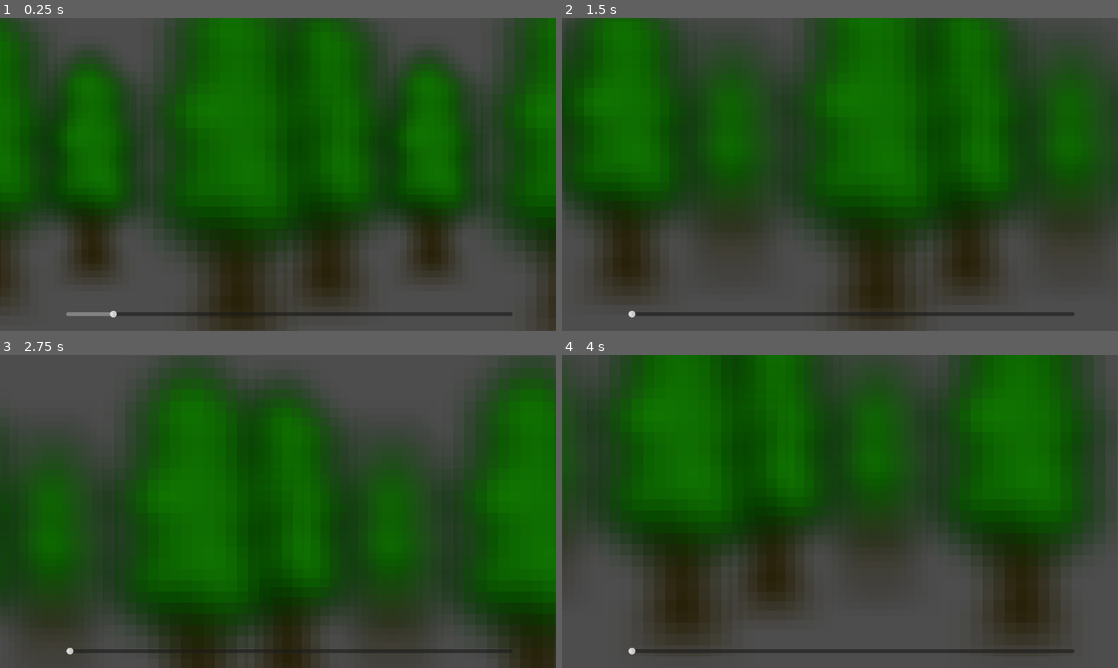
Above: before the commit, frames 1-4 (two rows, left to right).
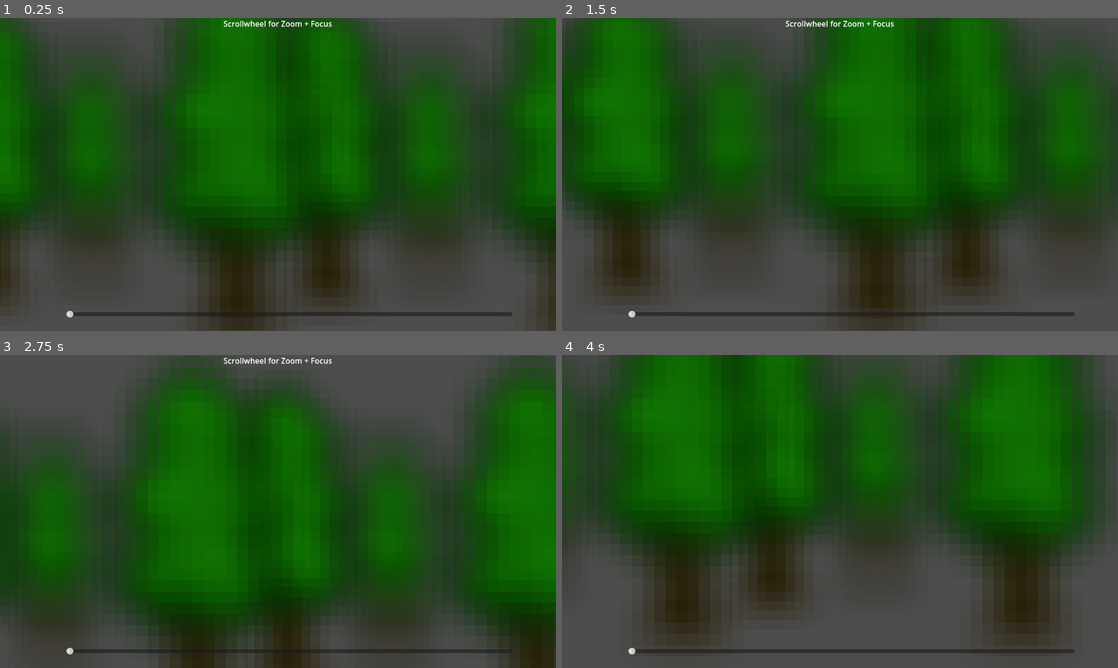
Above: after the commit, the same moments.

Repository: M4R774/ldjam57depths
Game: Godot game, scene res://gameplay.tscn
The game is run twice, just before and just after one commit, with the same random seed, the same clock (stepped at 60 frames per second) and the same inputs.
Inputs (mouse positions are in pixels of both pictures, inside the frame that each line leads up to):
- Up to frame 1 (0.25 s): no input
- Up to frame 2 (1.5 s): tap Enter at 0.5 s; move the mouse to (962, 158) at 0.52 s; click (962, 158) at 0.67 s; tap Space at 1.25 s; move the mouse to (728, 190) at 1.27 s; click (728, 190) at 1.42 s
- Up to frame 3 (2.75 s): tap Enter at 2 s; move the mouse to (333, 442) at 2.02 s; click (333, 442) at 2.17 s
- Up to frame 4 (4 s): tap Space at 2.75 s; move the mouse to (812, 574) at 2.77 s; click (812, 574) at 2.92 s; tap Enter at 3.5 s; move the mouse to (1006, 558) at 3.52 s; click (1006, 558) at 3.67 s

The runs differ from the first frame. In frame 1, 1.9% of the frame differs, in the area x 10-82%, y 0-96%; in frame 2, 0.2%; in frame 3, 0.2%; in frame 4, nothing differs.

Commit message:
Add tutorial text

Diff:
--- a/ldjam57depths/focus_slider.gd
+++ b/ldjam57depths/focus_slider.gd
@@ -27,7 +27,7 @@
 
 
 func play_audio(new_focus) -> void:
-    if !focus_audio.playing:
+    if !focus_audio.playing and new_focus != old_focus_distance:
         if new_focus > old_focus_distance:
             focus_audio.stream = focus_in_sound
         else:
--- /dev/null
+++ b/ldjam57depths/gameplay.gd
@@ -0,0 +1,5 @@
+extends Node2D
+
+
+func _ready():
+    SIGNAL_BUS.focus_changed.emit(0.0)
--- a/ldjam57depths/gameplay.tscn
+++ b/ldjam57depths/gameplay.tscn
@@ -1,11 +1,13 @@
-[gd_scene load_steps=14 format=3 uid="uid://ddgl5xndcbusb"]
+[gd_scene load_steps=16 format=3 uid="uid://ddgl5xndcbusb"]
 
 [ext_resource type="Script" uid="uid://crnybttakkvko" path="res://camera.gd" id="1_cbffv"]
+[ext_resource type="Script" uid="uid://7a1n5nxpi10g" path="res://gameplay.gd" id="1_fbudy"]
 [ext_resource type="Texture2D" uid="uid://dqsjoxgpuogta" path="res://tree.png" id="1_n4psk"]
 [ext_resource type="Script" uid="uid://stwto1mhsd2a" path="res://depth_of_field.gd" id="2_oe8ih"]
 [ext_resource type="Script" uid="uid://651m43vi8jcq" path="res://focus_slider.gd" id="3_xuee5"]
 [ext_resource type="AudioStream" uid="uid://chnvm5f7tasel" path="res://focus_in.mp3" id="4_smepj"]
 [ext_resource type="AudioStream" uid="uid://by7rxaey8vv84" path="res://focus_out.mp3" id="5_cbffv"]
+[ext_resource type="Script" uid="uid://diey36ouvgd6r" path="res://help.gd" id="6_0m7cd"]
 
 [sub_resource type="RectangleShape2D" id="RectangleShape2D_smepj"]
 size = Vector2(1742, 864)
@@ -131,6 +133,7 @@
 shader_parameter/strength = 2
 
 [node name="Node2D" type="Node2D"]
+script = ExtResource("1_fbudy")
 
 [node name="Camera" type="Camera2D" parent="." node_paths=PackedStringArray("game_area")]
 position = Vector2(1004, 265)
@@ -169,6 +172,17 @@
 
 [node name="FocusSound" type="AudioStreamPlayer2D" parent="HUD/Control/HSlider"]
 
+[node name="Help" type="Label" parent="HUD/Control"]
+layout_mode = 1
+anchors_preset = 15
+anchor_right = 1.0
+anchor_bottom = 1.0
+grow_horizontal = 2
+grow_vertical = 2
+text = "Scrollwheel for Zoom + Focus"
+horizontal_alignment = 1
+script = ExtResource("6_0m7cd")
+
 [node name="Forest" type="Node" parent="."]
 
 [node name="TreeMid" type="Sprite2D" parent="Forest"]
--- /dev/null
+++ b/ldjam57depths/help.gd
@@ -0,0 +1,13 @@
+extends Label
+
+var activation_counter = 0
+
+func _ready():
+    SIGNAL_BUS.focus_changed.connect(focus_changed)
+
+
+func focus_changed(_new_focus_distance):
+    activation_counter += 1
+    if activation_counter <= 10:
+        return
+    visible = false
Not shown, added: ldjam57depths/gameplay.gd.uid
Not shown, added: ldjam57depths/help.gd.uid
